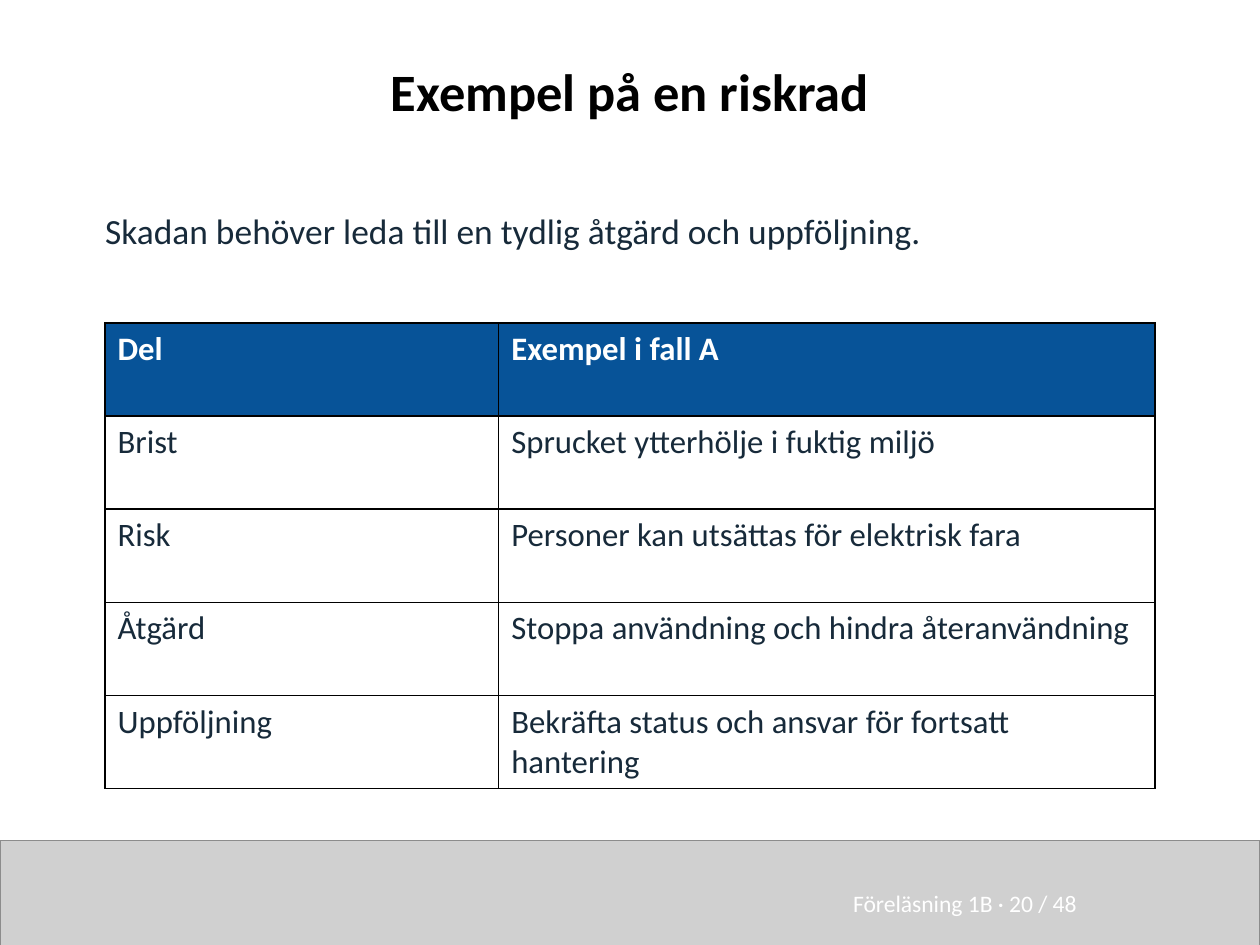
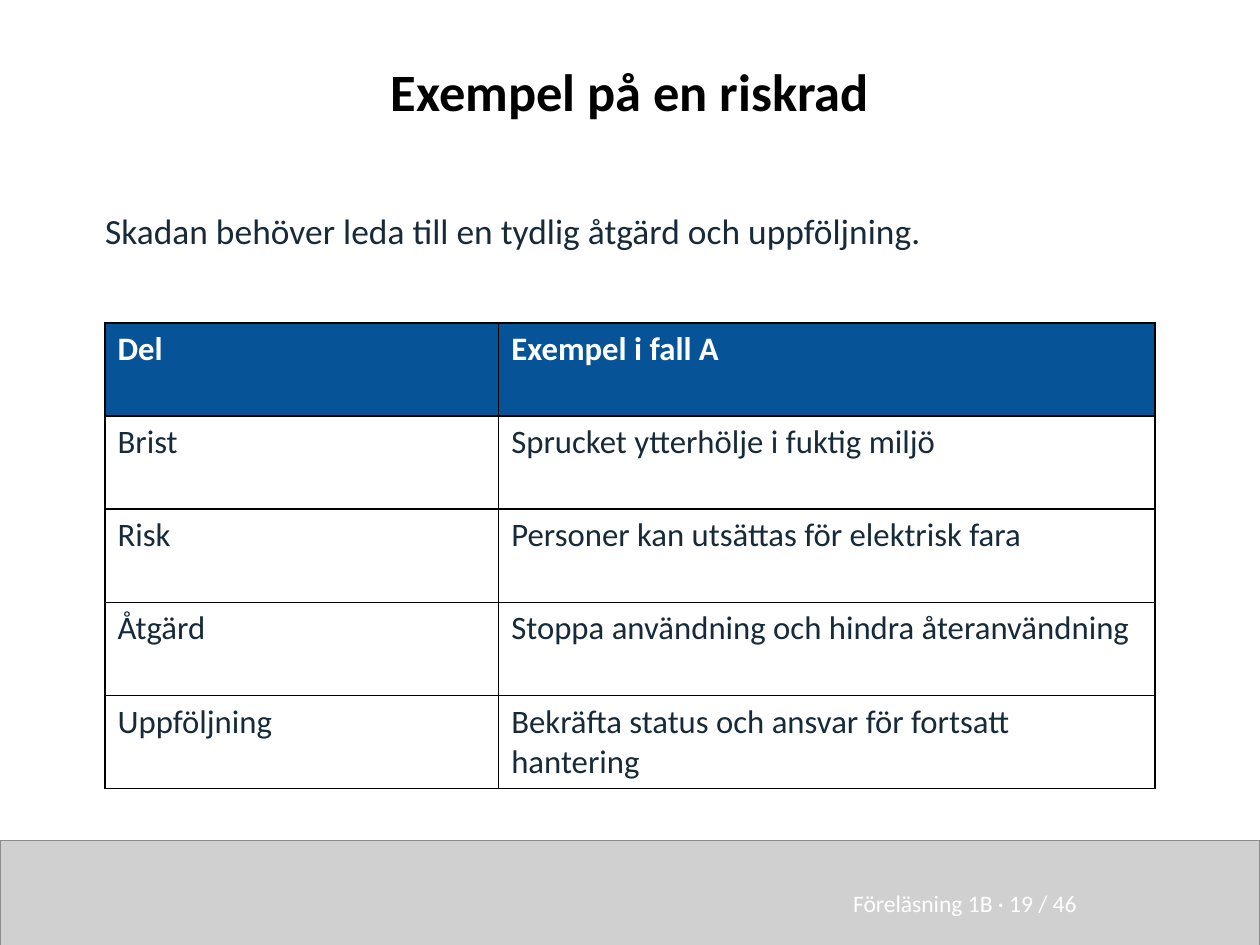
Before and after one commit to nj22az/nj22az.github.io, a slide deck: slide 19 of sjoskolan/vecka-37/aktuell/Forelasning_01B_elev.pptx. Drawn at 1260x945 pixels with LibreOffice and Linux fonts; fonts in the diff are those of the drawing; grey boxes stand for pictures. Boxes give left, top, right and bottom in pixels: in the first picture for what was removed or moved away, otherwise in the second. Text is boxed around its words. In the diff, an @@ line names an element or a change of style, - is before the commit and + after.

```diff
--- a/sjoskolan/vecka-37/aktuell/Forelasning_01B_elev.pptx
+++ b/sjoskolan/vecka-37/aktuell/Forelasning_01B_elev.pptx
@@ text at (x1=853, y1=896, x2=1077, y2=916): text changed @@
-Föreläsning 1B · 20 / 48
+Föreläsning 1B · 19 / 46
```
Also in this commit, not shown: 44 other slides changed, 52 other files.
